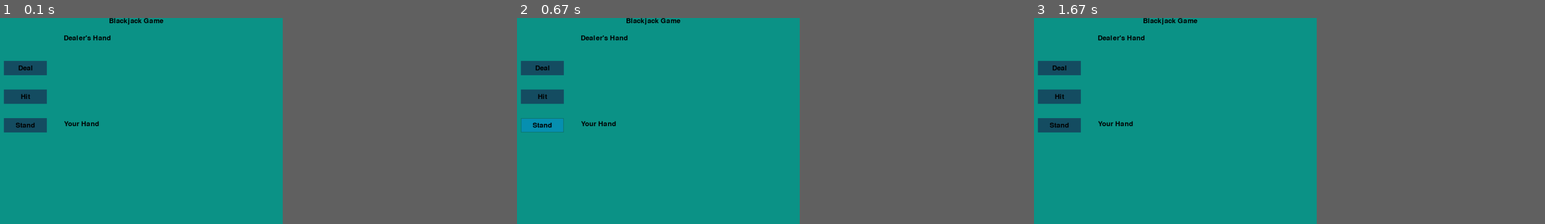
Above: before the commit, frames 1-3 (left to right).
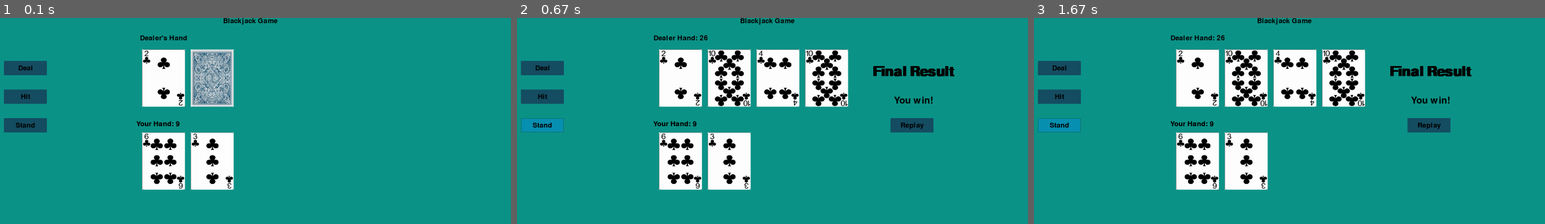
Above: after the commit, the same moments.

Repository: developedby-sam/blackjack-pygame
Game: pygame game, started from app.py
The game is run twice, just before and just after one commit, with the same random seed, the same clock (stepped at 60 frames per second) and the same inputs.
Inputs (mouse positions are in pixels of both pictures, inside the frame that each line leads up to):
- Up to frame 1 (0.1 s): no input
- Up to frame 2 (0.67 s): click "Stand" at 0.38 s
- Up to frame 3 (1.67 s): click (1432, 71) at 0.72 s, where only the run after the commit has a clickable "Final Result"; click (1120, 90) at 1.05 s
The window is 506x356 before the commit and 900x356 after it. Grey fills any space a smaller window leaves; there, only what the larger window draws over its background counts as a difference.

The runs differ from the first frame. In frame 1, 10% of the frame differs, in the area x 12-55%, y 0-84%; in frame 2, 16%; in frame 3, 17%, in the area x 0-86%, y 0-84%.

Commit message:
implemented load_image function, implemented Text class update funtionality, added blackjack game functionality and create blackjack_helper module

Diff:
--- a/app.py
+++ b/app.py
@@ -1,7 +1,27 @@
 import sys
+import os
 import pygame
 from pygame.locals import *
 from pygame.rect import Rect, RectType
+from blackjack_helper import *
+
+def load_image(name, colorkey=None, only_image=False, size=(150, 200)):
+    fullname = os.path.join('assets', name)
+    try:
+        image = pygame.image.load(fullname)
+    except pygame.error as message:
+        print('Cannot load image', name)
+        raise SystemExit(message)
+    # image = image.convert()
+    image = pygame.transform.scale(image, size)
+    if colorkey is not None:
+        if colorkey == -1:
+            colorkey = image.get_at((0, 0))
+        image.set_colorkey(colorkey, RLEACCEL)
+    if only_image:
+        return image
+    else:
+        return image, image.get_rect()
 
 
 class Text(object):
@@ -23,6 +43,11 @@
 
     def draw(self):
         App.SCREEN.blit(self.img, self.rect)
+
+    def update(self, text):
+        self.render(text)
+        App.SCREEN.blit(self.img, self.rect)
+
 
 
 class Button(object):
@@ -59,37 +84,140 @@
     SCREEN = None
     RUNNING = True
     FPS = 40
-    FPS_OFFSET = 0
+    CARDS = []
     CLOCK = pygame.time.Clock()
 
     def __init__(self):
         """Initialize pygame and the application."""
         pygame.init()
-        App.SIZE = self.w, self.h = 1024, 720
+        App.SIZE = self.w, self.h = 1820, 720
         pygame.display.set_caption('Blackjack Game')
         App.SCREEN = pygame.display.set_mode(App.SIZE, 0, 32)
         App.t = Text('Blackjack Game', pos=(self.w/ 2, 10))
-        App.dealer_section = Text('Dealer\'s Hand', pos=(self.w / 3, 70))
-        App.player_section = Text('Your Hand', pos=(self.w / 3 - 20, 370))
+        # GENERATES THE STARTING HAND FOR BOTH DEALER AND PLAYER
+        App.dealing = False
+        App.game_up = False
+        App.dealer_hand, App.dealer_cards = draw_starting_hand();
+        App.player_hand, App.player_cards = draw_starting_hand();
+        App.dealer_section = Text(f'Dealer\'s Hand', pos=(self.w / 3, 70))
+        App.player_section = Text(f'Your Hand: {App.player_hand}', pos=(self.w / 3 - 20, 370))
+
+    # @staticmethod
+    # def draw_card(card, is):
+
+
+    @staticmethod
+    def load_cards():
+        for i in range(13):
+            card, card_rect = load_image(f'{i + 1}-club.jpg')
+            App.CARDS.append([card, card_rect])
+
+
+    @staticmethod
+    def draw_cards(card_number, is_dealer_card=False, n_card_drawn=0):
+        card = App.CARDS[card_number -1][0]
+        card_rect = App.CARDS[card_number][1]
+        if is_dealer_card:
+            card_rect.center = (App.SIZE[0] / 3 + (170 * n_card_drawn), 210)
+        else:
+            card_rect.center = (App.SIZE[0] / 3 + (170 * n_card_drawn), 500)
+        App.SCREEN.blit(card, card_rect)
+
+
+    @staticmethod
+    def end_game_screen(game_status):
+        terminate = Text(f'{game_status}', (1420, 288), bold=False, size=48)
+
+
+        new_game = False
+
+        while not new_game:
+
+            for event in pygame.event.get():
+
+                if event.type == QUIT:
+                    App().quit()
+                if event.type == MOUSEBUTTONDOWN:
+                    if btn_replay.get_rect().collidepoint(event.pos[0], event.pos[1]):
+                        App().run()
+
+            Text('Final Result', (1420, 188), bold=True, size=70,)
+            btn_replay = Button((1340, 350), text='Replay')
+
+            pygame.display.update()
+        if new_game:
+            App().run()
+
+    @staticmethod
+    def deal():
+        App.dealing = True
+        while App.dealer_hand <= 17:
+            card_rank = draw_card()
+            App.dealer_hand += card_rank;
+            App.dealer_cards.append((card_rank))
+        App.dealer_section.update(f'Dealer Hand: {App.dealer_hand}')
+        App.game_up = True
+
 
 
     @staticmethod
     def run():
         """Run the main event loop."""
+
+        App.load_cards()
+
+        back_card, back_card_rect = load_image('card-back.jpg')
+        back_card_rect.center = (App.SIZE[0] / 3 + 170, 210 )
+
+
+        print(App.dealer_hand, App.dealer_cards, App.player_hand, App.player_cards)
+
         while App.RUNNING:
             for event in pygame.event.get():
                 if event.type == QUIT:
                     App.RUNNING = False
+                elif event.type == MOUSEBUTTONDOWN:
+                    if btn_hit.get_rect().collidepoint(event.pos):
+                        if App.player_hand < 21:
+                            card_value = draw_card()
+                            App.player_hand += card_value
+                            if App.player_hand >= 21:
+                                App.deal()
+
+                            App.player_cards.append(card_value)
+                        else:
+                            App.deal()
+
+                    elif btn_deal.get_rect().collidepoint((event.pos)):
+                        App.deal()
+
+                    elif btn_stand.get_rect().collidepoint(event.pos):
+                        App.deal()
+
+
 
             # Draw on screen
             App.SCREEN.fill(Color(13, 148, 136))
             App.t.draw()
             App.dealer_section.draw()
             App.player_section.draw()
-
-            Button((50, 150), text='Deal')
-            Button((50, 250), text='Hit')
-            Button((50, 350), text='Stand')
+            App.draw_cards(App.dealer_cards[0], is_dealer_card=True)
+            for indx, card in enumerate(App.player_cards):
+                App.draw_cards(card, n_card_drawn=indx)
+            App.SCREEN.blit(back_card, back_card_rect)
+            App.player_section.update(f'Your Hand: {App.player_hand}')
+
+            if App.dealing:
+                for indx, card in enumerate(App.dealer_cards):
+                    App.draw_cards(card, is_dealer_card=True, n_card_drawn=indx)
+
+            btn_deal = Button((50, 150), text='Deal')
+            btn_hit = Button((50, 250), text='Hit')
+            btn_stand = Button((50, 350), text='Stand')
+
+            if App.game_up:
+                game_status = (print_end_game_status(App.player_hand, App.dealer_hand))
+                App.end_game_screen(game_status)
 
             # Update screen
             pygame.display.update()
--- /dev/null
+++ b/blackjack_helper.py
@@ -0,0 +1,47 @@
+from random import randint
+
+
+def draw_card():
+    # Implement draw_card function here
+    card = randint(1, 13)
+    if card == 11 or card == 12 or card == 13:
+        # Jacks, Queens, and Kings are worth 10.
+        card_value = 10
+    elif card == 1:
+        # Aces are worth 11.
+        card_value = 11
+    else:
+        # All other cards are worth the same as
+        # their rank.
+        card_value = card
+    return card_value
+
+
+def draw_starting_hand():
+    # Implement draw_starting_hand function here
+    card1 = draw_card()
+    card2 = draw_card()
+    return card1 + card2, [card1, card2]
+
+
+def get_end_turn_status(hand_value):
+    # Implement print_end_turn_status function here
+    if hand_value == 21:
+        return 'BLACKJACK!'
+    elif hand_value > 21:
+        return 'BUST.'
+
+
+def print_end_game_status(user_hand, dealer_hand):
+    # Implement print_end_game_status function here
+    if user_hand <= 21 and dealer_hand <= 21:
+        if user_hand > dealer_hand:
+            return 'You win!'
+        elif user_hand == dealer_hand:
+            return 'Push.'
+        else:
+            return 'Dealer wins!'
+    elif user_hand <= 21 < dealer_hand:
+        return 'You win!'
+    else:
+        return 'Dealer wins!'
Binary file added: assets/1-club.jpg
Binary file added: assets/10-club.jpg
Not shown, removed: assets/10-club.svg
Binary file added: assets/11-club.jpg
Binary file added: assets/12-club.jpg
Binary file added: assets/13-club.jpg
Binary file added: assets/2-club.jpg
Not shown, removed: assets/2-club.svg
Binary file added: assets/3-club.jpg
Not shown, removed: assets/3-club.svg
Binary file added: assets/4-club.jpg
Not shown, removed: assets/4-club.svg
(and 15 more such lines)
